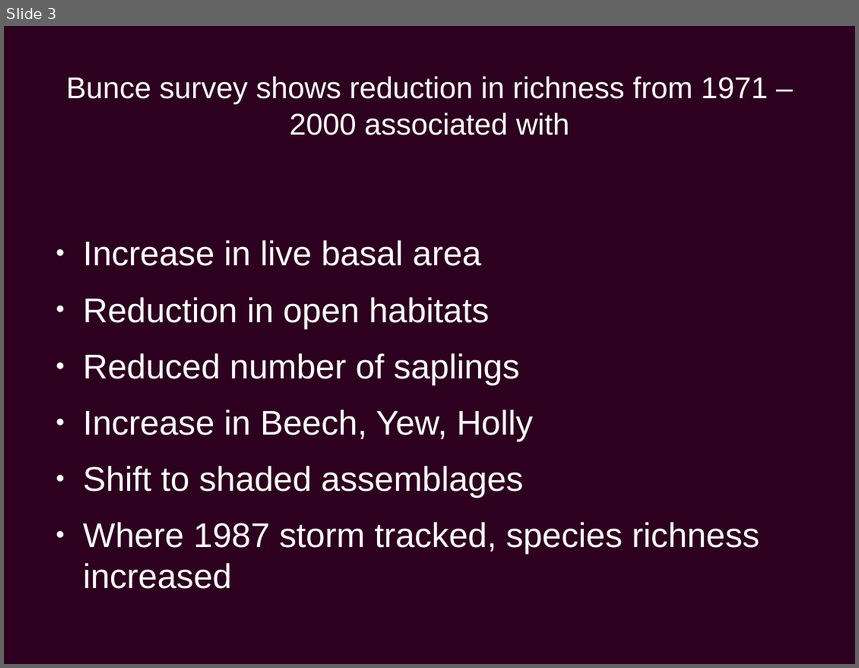
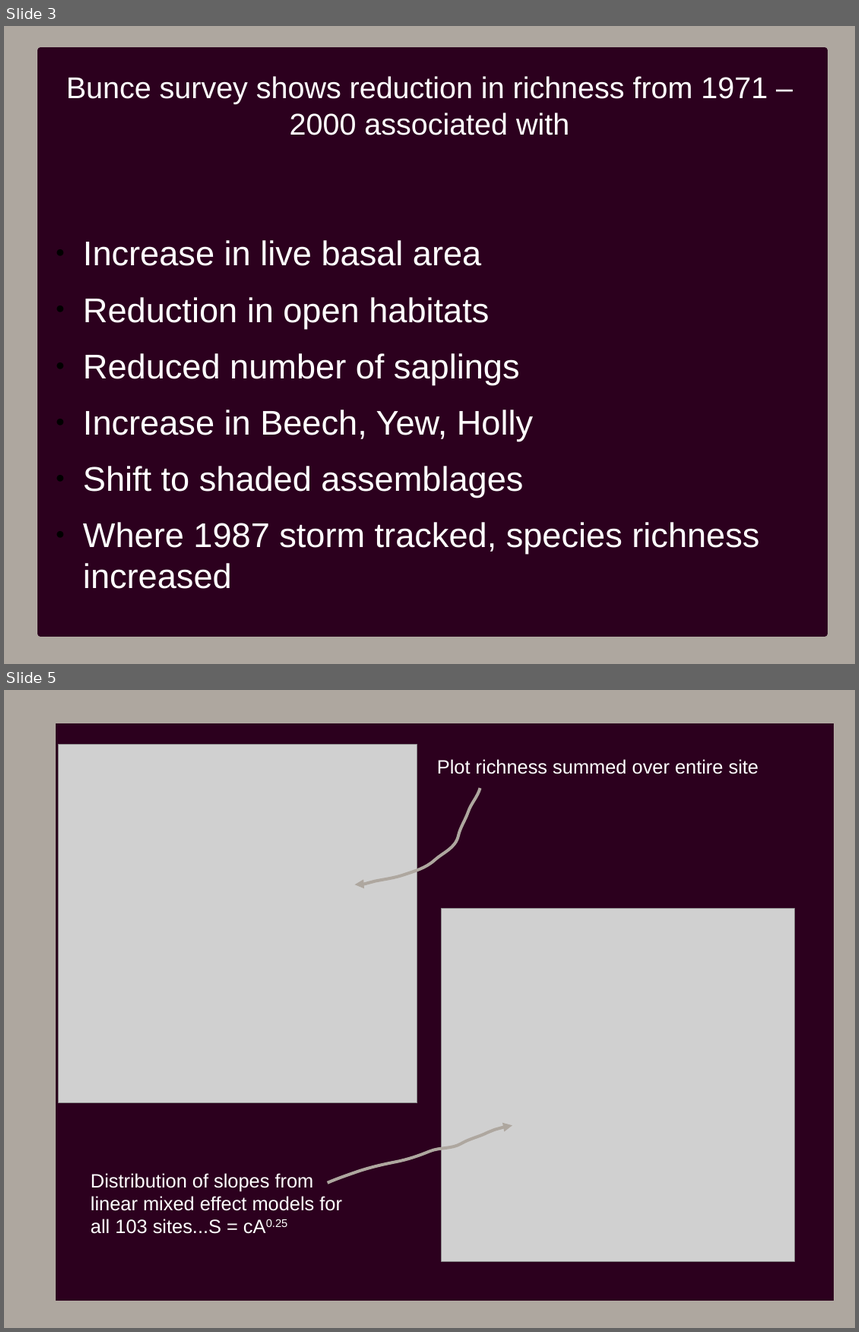
Before and after one commit to PetraGuy/CMEECourseWork, a slide deck: CMEEMainProject/Talk1.odp. Shown one above the other, each under a label of ours: slide 3 before the commit, slides 3 and 5 after it; the slides between them are not shown. The pictures are 859x668 and 859x1332 pixels, drawn with LibreOffice and Linux fonts; fonts in the diff are those of the drawing; grey boxes stand for pictures. Boxes give left, top, right and bottom in pixels: in the first picture for what was removed or moved away, otherwise in the second. Text is boxed around its words. In the diff, an @@ line names an element or a change of style, - is before the commit and + after.

```diff
--- a/CMEEMainProject/Talk1.odp
+++ b/CMEEMainProject/Talk1.odp
@@ slide 5 added at (4, 690, 855, 1328), background #AEA79F @@
@@ rectangle added at (53, 720, 838, 1304), fill #2C001E, outline #AEA79F 5.67 pt @@
@@ picture added at (59, 745, 418, 1104) @@
@@ text added at (437, 759, 759, 774), 18 pt, text #FFFFFF @@
+Plot richness summed over entire site
@@ freeform shape added at (354, 788, 480, 885), outline #AEA79F 2.83 pt @@
@@ picture added at (442, 909, 795, 1262) @@
@@ freeform shape added at (328, 1125, 512, 1182), outline #AEA79F 2.83 pt @@
@@ text added at (91, 1173, 342, 1234), 18 pt, text #FFFFFF @@
+Distribution of slopes from linear mixed effect models for all 103 sites...S = cA0.25
@@ slide 3 changed as well @@
@@ background #2C001E to #AEA79F @@
@@ rectangle added at (40, 50, 825, 634), fill #2C001E, outline #2C001E 5.67 pt @@
@@ text "Increase in live basal area" at (83, 240, 759, 554): bullet colour #FFFFFF to #000000 @@
```
Also in this commit, not shown: 4 other slides changed, 6 other slides added, 1 slide removed, 25 other files.
